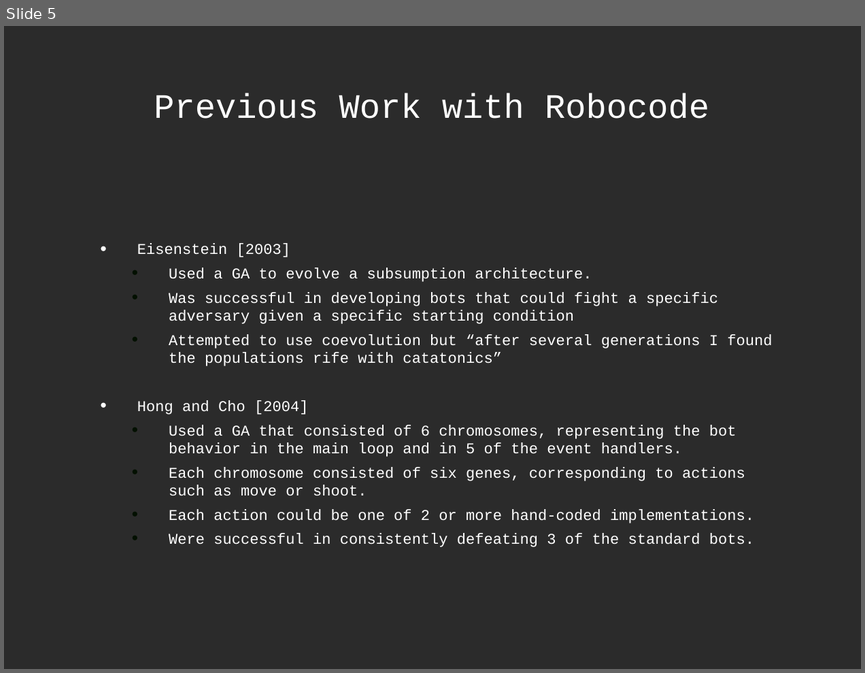
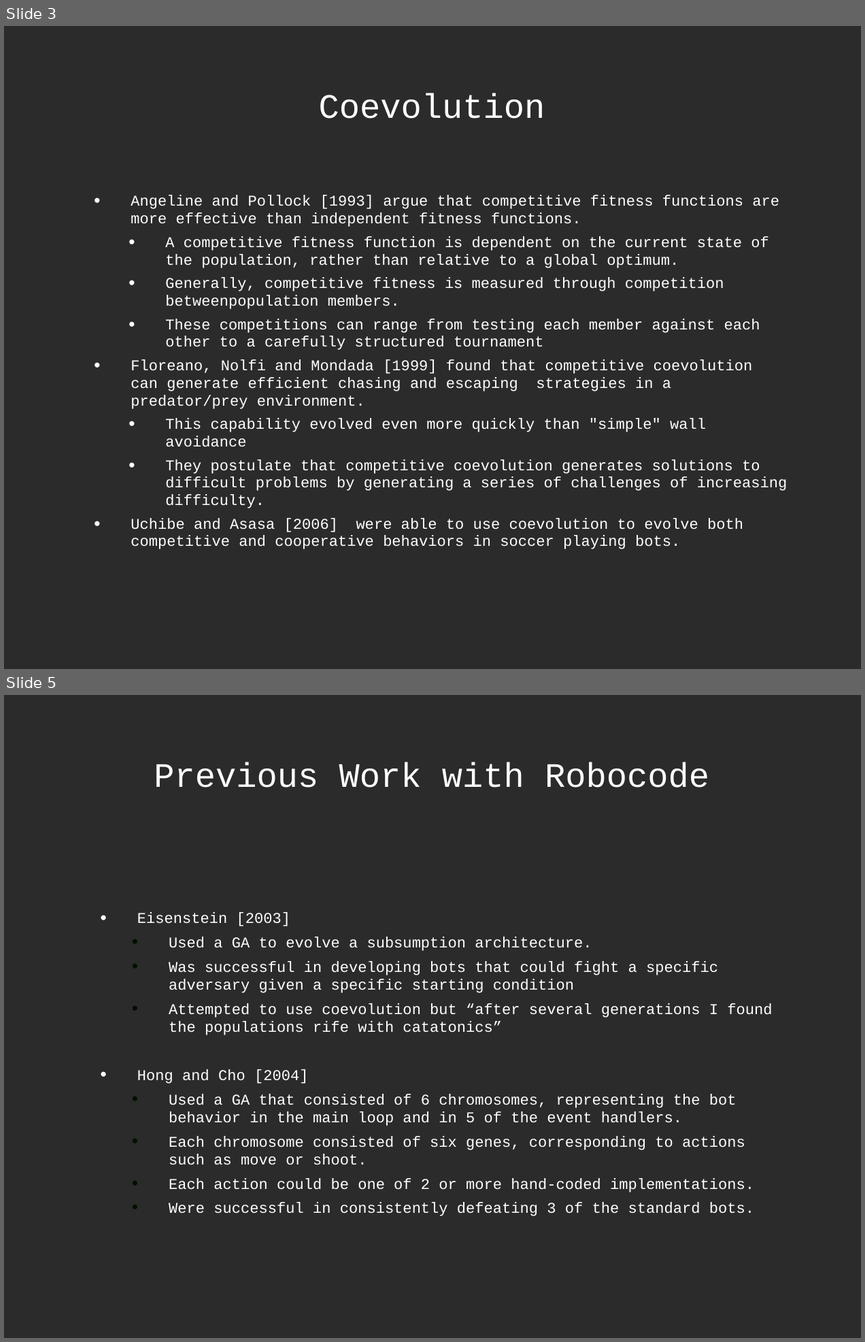
Before and after one commit to jlowenz/ec-robocode, a slide deck: ec-robocode/presentation/ec_presentation_ron.ppt. Shown one above the other, each under a label of ours: slide 5 before the commit, slides 3 and 5 after it; the slides between them are not shown. The pictures are 865x673 and 865x1342 pixels, drawn with LibreOffice and Linux fonts; fonts in the diff are those of the drawing; background and template pictures are left out; a plain dark background stands for a picture behind light text. Boxes give left, top, right and bottom in pixels: in the first picture for what was removed or moved away, otherwise in the second. Text is boxed around its words. In the diff, an @@ line names an element or a change of style, - is before the commit and + after.

```diff
--- a/ec-robocode/presentation/ec_presentation_ron.ppt
+++ b/ec-robocode/presentation/ec_presentation_ron.ppt
@@ slide 3 added at (x1=4, y1=26, x2=861, y2=669), background picture (left out) @@
@@ title added at (x1=319, y1=93, x2=545, y2=118), 32 pt, text #FFFFFF @@
+Coevolution
@@ text added at (x1=130, y1=195, x2=787, y2=549), 14 pt, text #FFFFFF @@
+• Angeline and Pollock [1993] argue that competitive fitness functions are more effective than independent fitness functions.
+  • A competitive fitness function is dependent on the current state of the population, rather than relative to a global optimum.
+  • Generally, competitive fitness is measured through competition betweenpopulation members.
+  • These competitions can range from testing each member against each other to a carefully structured tournament
+• Floreano, Nolfi and Mondada [1999] found that competitive coevolution can generate efficient chasing and escaping strategies in a predator/prey environment.
+  • This capability evolved even more quickly than "simple" wall avoidance
+  • They postulate that competitive coevolution generates solutions to difficult problems by generating a series of challenges of increasing difficulty.
+• Uchibe and Asasa [2006] were able to use coevolution to evolve both competitive and cooperative behaviors in soccer playing bots.
```
Also in this commit, not shown: 1 slide changed, 1 slide removed.
